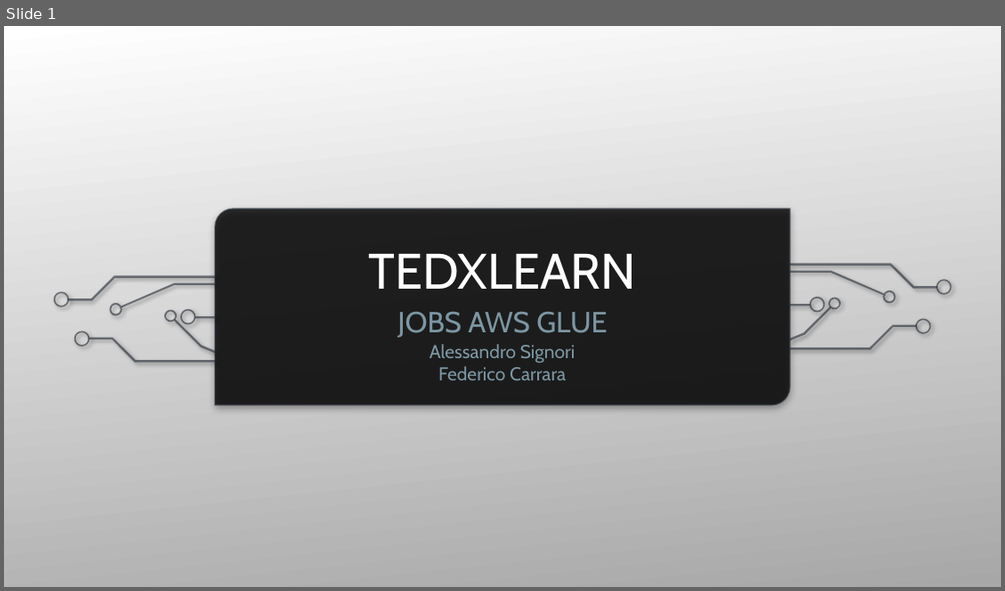
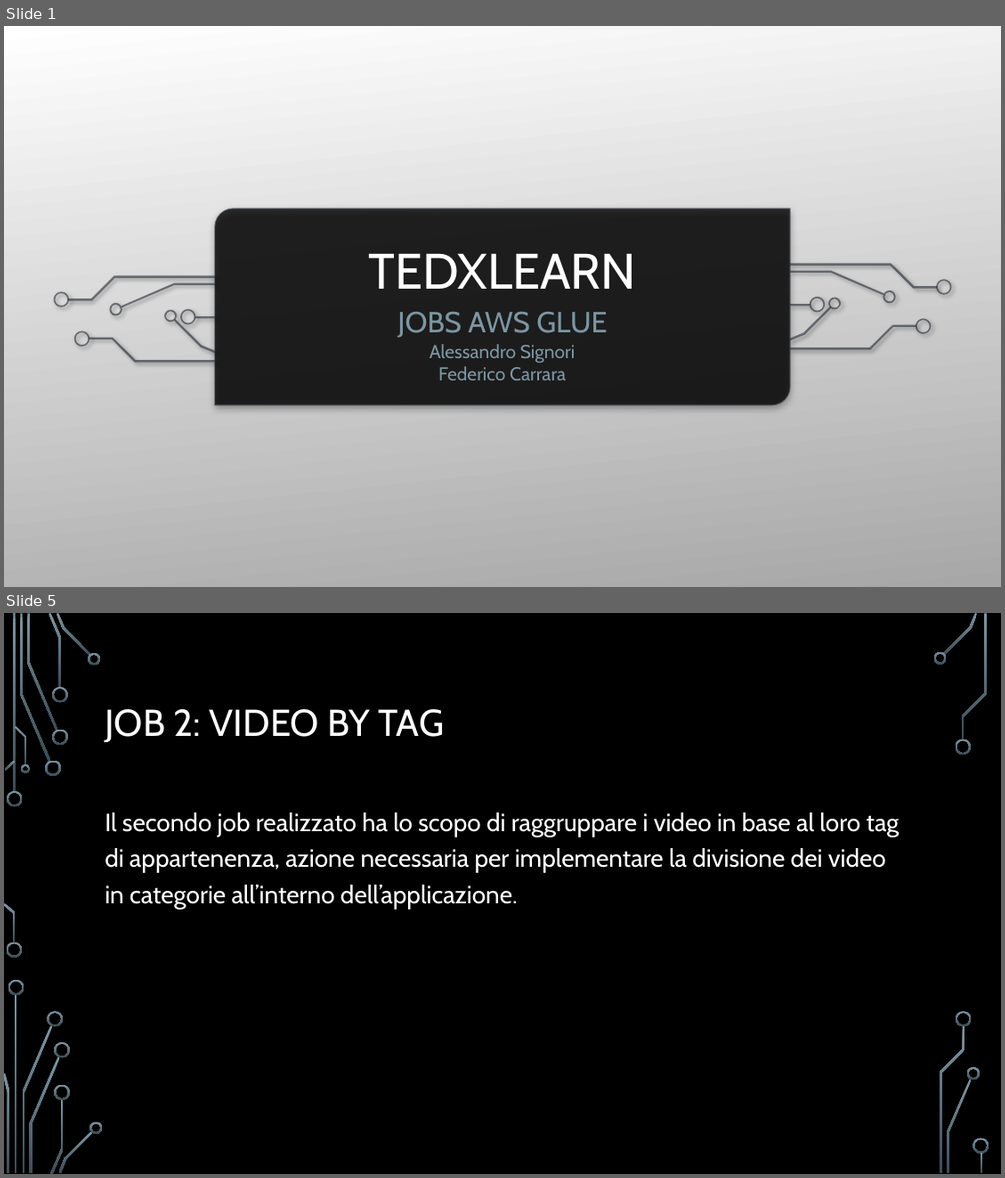
Before and after one commit to carraraFederico/TEDxLearn_ProgettoCloudMobile_2024, a slide deck: Presentazioni/TEDxLearn_part2.pptx. Shown one above the other, each under a label of ours: slide 1 before the commit, slides 1 and 5 after it; the slides between them are not shown. The pictures are 1005x591 and 1005x1178 pixels, drawn with LibreOffice and Linux fonts; fonts in the diff are those of the drawing; background and template pictures are left out. Boxes give left, top, right and bottom in pixels: in the first picture for what was removed or moved away, otherwise in the second. Text is boxed around its words. In the diff, an @@ line names an element or a change of style, - is before the commit and + after.

```diff
--- a/Presentazioni/TEDxLearn_part2.pptx
+++ b/Presentazioni/TEDxLearn_part2.pptx
@@ slide 5 added at (4, 613, 1001, 1174), background picture (left out) @@
@@ title added at (105, 709, 445, 743), 36 pt, text #FFFFFF @@
+JOB 2: VIDEO BY TAG
@@ text added at (105, 812, 899, 908), 24 pt, text #FFFFFF @@
+Il secondo job realizzato ha lo scopo di raggruppare i video in base al loro tag di appartenenza, azione necessaria per implementare la divisione dei video in categorie all’interno dell’applicazione.
@@ group added at (4, 613, 989, 1174): 33 freeform shapes, 3 rectangles @@
```
Also in this commit, not shown: 6 other slides added, 1 slide removed.
